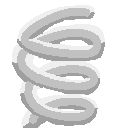
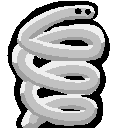
Before/after of a 128 × 128 layered artwork. What changed in the layer stack:
added layer "Paint Layer 3" above "Background" over 64, 1, 110, 64
added layer "Paint Layer 2" over 7, 1, 110, 128
